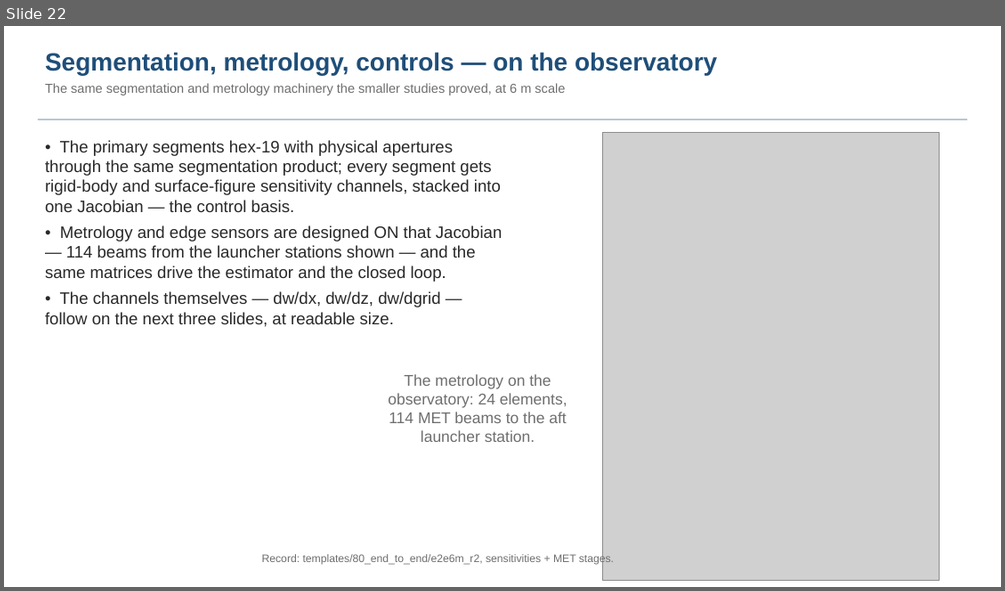
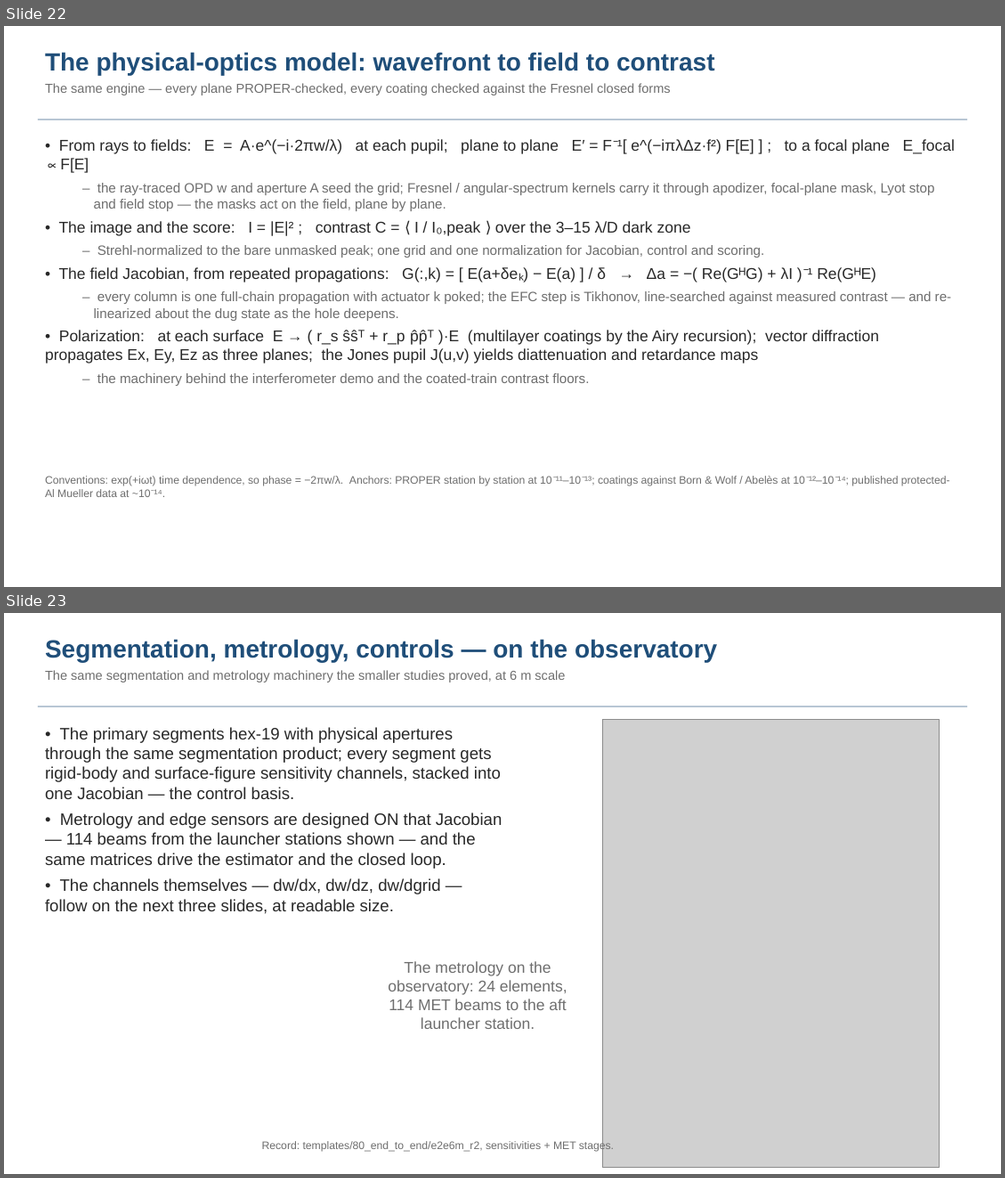
Before and after one commit to nasa-jpl/macos, a slide deck: demo_session/baseline_pass3.pptx. Shown one above the other, each under a label of ours: slide 22 before the commit, slides 22 and 23 after it. The pictures are 1005x591 and 1005x1178 pixels, drawn with LibreOffice and Linux fonts; fonts in the diff are those of the drawing; grey boxes stand for pictures. Boxes give left, top, right and bottom in pixels: in the first picture for what was removed or moved away, otherwise in the second. Text is boxed around its words. In the diff, an @@ line names an element or a change of style, - is before the commit and + after.

```diff
--- a/demo_session/baseline_pass3.pptx
+++ b/demo_session/baseline_pass3.pptx
@@ slide 22 added at (4,26,1001,587), background #FFFFFF @@
@@ text added at (45,52,714,95), 12.5 pt, text #6E6E6E @@
+The physical-optics model: wavefront to field to contrast
+The same engine — every plane PROPER-checked, every coating checked against the Fresnel closed forms
@@ rectangle added at (38,119,967,120), fill #B8C6D4 @@
@@ text added at (45,139,955,386), 13 pt, text #6E6E6E @@
+• From rays to fields: E = A·e^(−i·2πw/λ) at each pupil; plane to plane E′ = F⁻¹[ e^(−iπλΔz·f²) F[E] ] ; to a focal plane E_focal ∝ F[E]
+– the ray-traced OPD w and aperture A seed the grid; Fresnel / angular-spectrum kernels carry it through apodizer, focal-plane mask, Lyot stop and field stop — the masks act on the field, plane by plane.
+• The image and the score: I = |E|² ; contrast C = ⟨ I / I₀,peak ⟩ over the 3–15 λ/D dark zone
+– Strehl-normalized to the bare unmasked peak; one grid and one normalization for Jacobian, control and scoring.
+• The field Jacobian, from repeated propagations: G(:,k) = [ E(a+δeₖ) − E(a) ] / δ → Δa = −( Re(GᴴG) + λI )⁻¹ Re(GᴴE)
+– every column is one full-chain propagation with actuator k poked; the EFC step is Tikhonov, line-searched against measured contrast — and re-linearized about the dug state as the hole deepens.
+• Polarization: at each surface E → ( r_s ŝŝᵀ + r_p p̂p̂ᵀ )·E (multilayer coatings by the Airy recursion); vector diffraction propagates Ex, Ey, Ez as three planes; the Jones pupil J(u,v) yields diattenuation and retardance maps
+– the machinery behind the interferometer demo and the coated-train contrast floors.
@@ text added at (45,475,950,497), 10.5 pt, text #6E6E6E @@
+Conventions: exp(+iωt) time dependence, so phase = −2πw/λ. Anchors: PROPER station by station at 10⁻¹¹–10⁻¹³; coatings against Born & Wolf / Abelès at 10⁻¹²–10⁻¹⁴; published protected-Al Mueller data at ~10⁻¹⁴.
@@ what was slide 22 is now slide 23 @@
```
Also in this commit, not shown: 1 slide changed, 3 other files.
